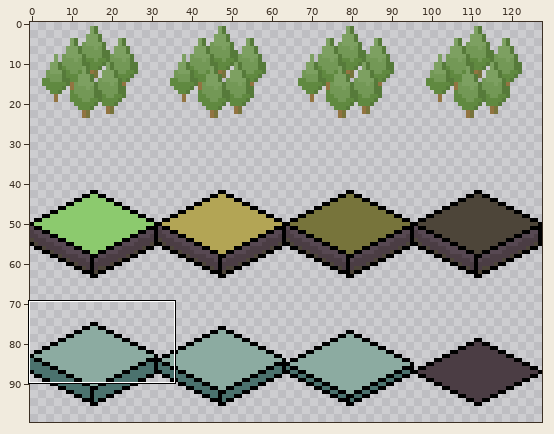
Two versions of one sprite sheet, bhx/Graphix/tiles.png. The picture above shows the old version from afar; the outline marks the close-up.
Close-up. Before the commit:
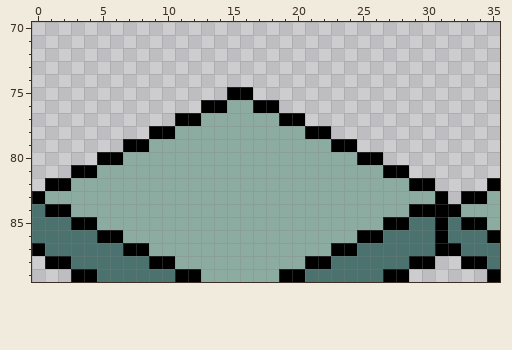
The file is 128x128 pixels. Shown: x 0..35, y 70..89. The wide view leaves out empty margins. The commit also changed other parts of the picture, which this record leaves out.
After:
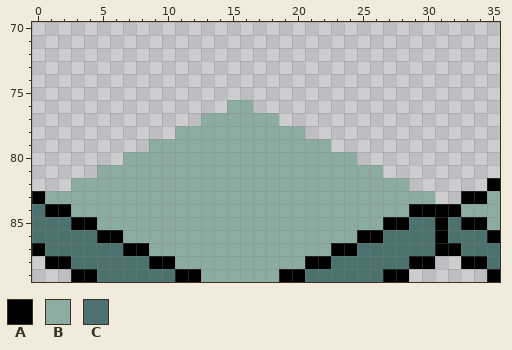
Palette (. is transparent): A #000000  B #8caba1  C #4b726e
The exact change:
{"y":75,"x":15,"old":"AA","new":".."}
{"y":76,"x":13,"old":"AA","new":".."}
{"y":76,"x":17,"old":"AA","new":".."}
{"y":77,"x":11,"old":"AA","new":".."}
{"y":77,"x":19,"old":"AA","new":".."}
{"y":78,"x":9,"old":"AA","new":".."}
{"y":78,"x":21,"old":"AA","new":".."}
{"y":79,"x":7,"old":"AA","new":".."}
{"y":79,"x":23,"old":"AA","new":".."}
{"y":80,"x":5,"old":"AA","new":".."}
{"y":80,"x":25,"old":"AA","new":".."}
{"y":81,"x":3,"old":"AA","new":".."}
{"y":81,"x":27,"old":"AA","new":".."}
{"y":82,"x":1,"old":"AA","new":".."}
{"y":82,"x":29,"old":"AA","new":".."}
{"y":83,"x":31,"old":"A","new":"."}
